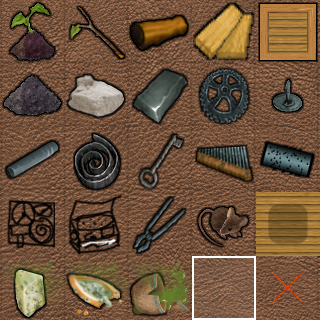
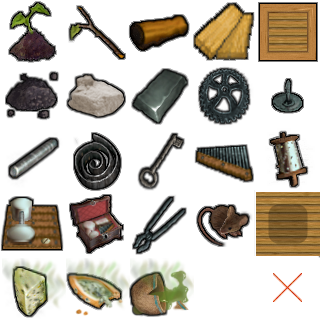
Layer changes from the first 320x320 image to the second:
added layer "rat" above "cheese" over left=197, top=205, right=251, bottom=246
added layer "cheese" above "spike cyl2" over left=6, top=263, right=58, bottom=319
added layer "spike cyl" above "cyl" over left=267, top=130, right=313, bottom=189
added layer "cyl2" above "batt" over left=7, top=134, right=61, bottom=186
added layer "batt" above "box" over left=2, top=198, right=62, bottom=249
added layer "box" above "durt" over left=71, top=196, right=122, bottom=254
added layer "dirt" above "tileset" over left=7, top=72, right=58, bottom=119
painted on "tileset" over left=4, top=75, right=314, bottom=317
painted on "expand 2px" over left=0, top=70, right=320, bottom=320
painted on "expand 1px" over left=1, top=71, right=320, bottom=320
painted on "base" over left=2, top=72, right=314, bottom=319
hid "Board texture" over left=0, top=0, right=320, bottom=320
